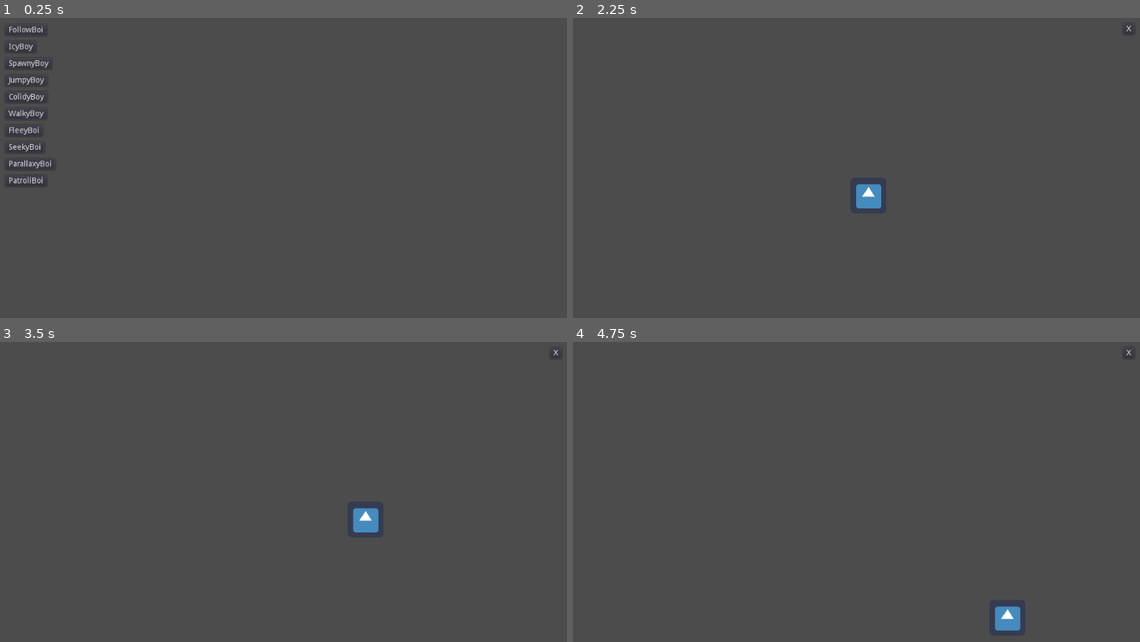
Above: before the commit, frames 1-4 (two rows, left to right).
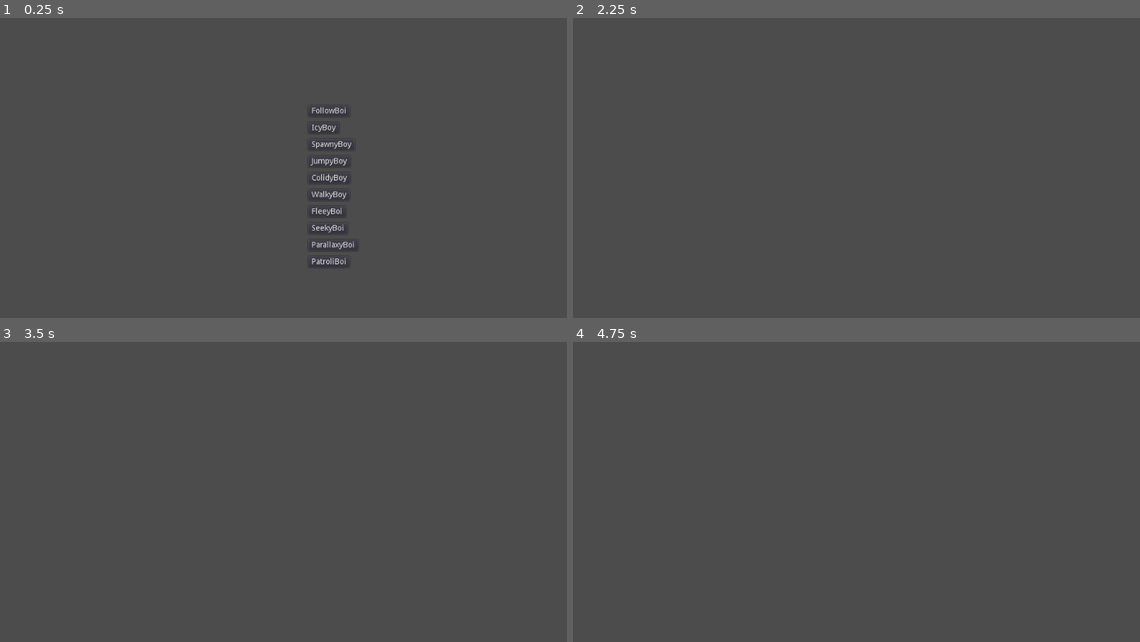
Above: after the commit, the same moments.

Repository: Rosthouse/GodotTest
Game: Godot game, scene res://Main.tscn
Same seed, same stepped clock (60 frames per second), same inputs: the game is played once before the commit and once after it. The engine's default icon, where the game draws it, is replaced by a stand-in: a white triangle on a blue panel in a dark square.
Inputs (mouse positions are in pixels of both pictures, inside the frame that each line leads up to):
- Up to frame 1 (0.25 s): no input
- Up to frame 2 (2.25 s): click "FollowBoi" at 0.5 s; click (1128, 30) at 1.25 s, where only the run before the commit has a clickable "X"; click (595, 48) at 2 s, where only the run before the commit has a clickable "IcyBoy"
- Up to frame 3 (3.5 s): tap Enter at 2.75 s; move the mouse to (408, 489) at 2.77 s; hold Right (ui_right) from 2.78 s (still down); click (408, 489) at 2.85 s
- Up to frame 4 (4.75 s): move the mouse to (737, 522) at 3.52 s; release Right (ui_right) at 3.53 s; hold Down (ui_down) 3.53-4.28 s; click (737, 522) at 3.6 s; move the mouse to (913, 432) at 4.27 s; hold Right (ui_right) from 4.28 s (still down); click (913, 432) at 4.35 s

The runs differ from the first frame. In frame 1, 1.5% of the frame differs, in the area x 1-63%, y 2-83%; in frame 2, 0.4%; in frame 3, 0.4%; in frame 4, 0.4%.
Error before the commit: Parse Error: Unknown class: "Seeker" (res://Scenes/Fleeer.gd:1)

Commit message:
Change: Moved project files around

Diff:
--- a/Main.tscn
+++ b/Main.tscn
@@ -6,6 +6,10 @@
 [node name="Control" type="Control"]
 anchor_right = 1.0
 anchor_bottom = 1.0
+margin_left = 541.004
+margin_top = 144.896
+margin_right = 541.004
+margin_bottom = 144.896
 script = ExtResource( 1 )
 
 [node name="CloseSceneBoy" type="Button" parent="."]
--- a/SnakeyBoi.tscn
+++ b/SnakeyBoi.tscn
@@ -1,8 +1,10 @@
 [gd_scene load_steps=4 format=2]
 
 [ext_resource path="res://icon.png" type="Texture" id=1]
-[ext_resource path="res://icon.gd" type="Script" id=2]
+[ext_resource path="res://Scenes/Fleeer.gd" type="Script" id=2]
 [ext_resource path="res://Body1.gd" type="Script" id=3]
+
+
 
 [node name="SnakeyBoi" type="Node2D"]
 
--- a/icon.gd
+++ /dev/null
@@ -1 +0,0 @@
-extends AcceleratingSprite
--- a/project.godot
+++ b/project.godot
@@ -19,10 +19,20 @@
 "language": "GDScript",
 "path": "res://Scenes/CloseSceneBoy.gd"
 }, {
+"base": "Seeker",
+"class": "Fleeer",
+"language": "GDScript",
+"path": "res://Scenes/Fleeer.gd"
+}, {
 "base": "Button",
 "class": "SceneButton",
 "language": "GDScript",
 "path": "res://Scenes/LoadScene.gd"
+}, {
+"base": "Sprite",
+"class": "Seeker",
+"language": "GDScript",
+"path": "res://Scenes/Seeker.gd"
 }, {
 "base": "Node",
 "class": "WATTest",
@@ -32,7 +42,9 @@
 _global_script_class_icons={
 "AcceleratingSprite": "",
 "CloseButton": "",
+"Fleeer": "",
 "SceneButton": "",
+"Seeker": "",
 "WATTest": ""
 }
 
@@ -48,6 +60,14 @@
 
 [input]
 
+ui_accept={
+"deadzone": 0.5,
+"events": [ Object(InputEventKey,"resource_local_to_scene":false,"resource_name":"","device":0,"alt":false,"shift":false,"control":false,"meta":false,"command":false,"pressed":false,"scancode":16777221,"unicode":0,"echo":false,"script":null)
+, Object(InputEventKey,"resource_local_to_scene":false,"resource_name":"","device":0,"alt":false,"shift":false,"control":false,"meta":false,"command":false,"pressed":false,"scancode":16777222,"unicode":0,"echo":false,"script":null)
+, Object(InputEventKey,"resource_local_to_scene":false,"resource_name":"","device":0,"alt":false,"shift":false,"control":false,"meta":false,"command":false,"pressed":false,"scancode":32,"unicode":0,"echo":false,"script":null)
+, Object(InputEventJoypadButton,"resource_local_to_scene":false,"resource_name":"","device":0,"button_index":0,"pressure":0.0,"pressed":false,"script":null)
+ ]
+}
 ui_left={
 "deadzone": 0.5,
 "events": [ Object(InputEventKey,"resource_local_to_scene":false,"resource_name":"","device":0,"alt":false,"shift":false,"control":false,"meta":false,"command":false,"pressed":false,"scancode":16777231,"unicode":0,"echo":false,"script":null)
@@ -82,6 +102,11 @@
 , Object(InputEventKey,"resource_local_to_scene":false,"resource_name":"","device":0,"alt":false,"shift":false,"control":false,"meta":false,"command":false,"pressed":false,"scancode":16777217,"unicode":0,"echo":false,"script":null)
  ]
 }
+target_set={
+"deadzone": 0.5,
+"events": [ Object(InputEventMouseButton,"resource_local_to_scene":false,"resource_name":"","device":0,"alt":false,"shift":false,"control":false,"meta":false,"command":false,"button_mask":0,"position":Vector2( 0, 0 ),"global_position":Vector2( 0, 0 ),"factor":1.0,"button_index":1,"pressed":false,"doubleclick":false,"script":null)
+ ]
+}
 
 [rendering]
 
